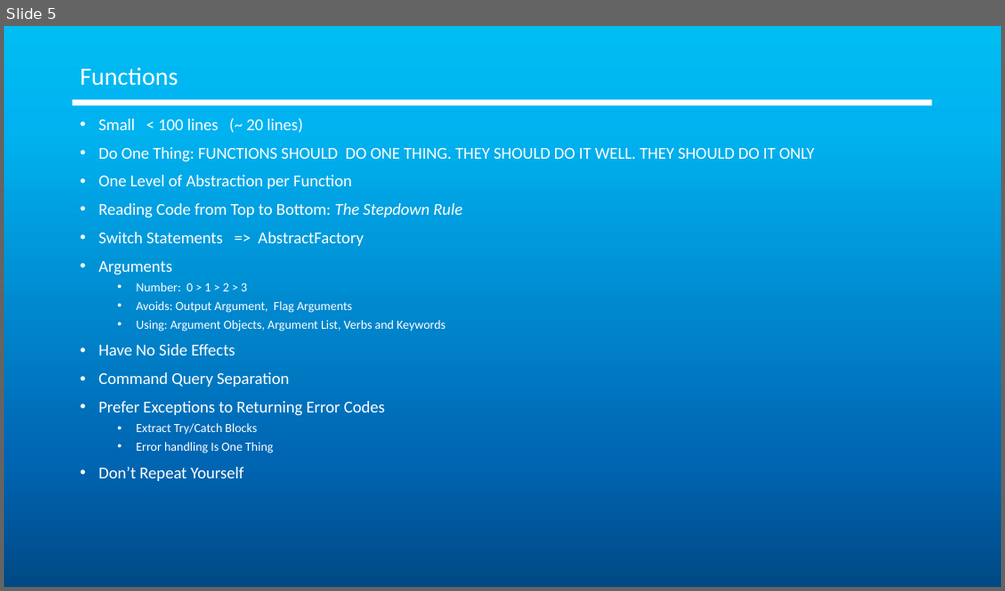
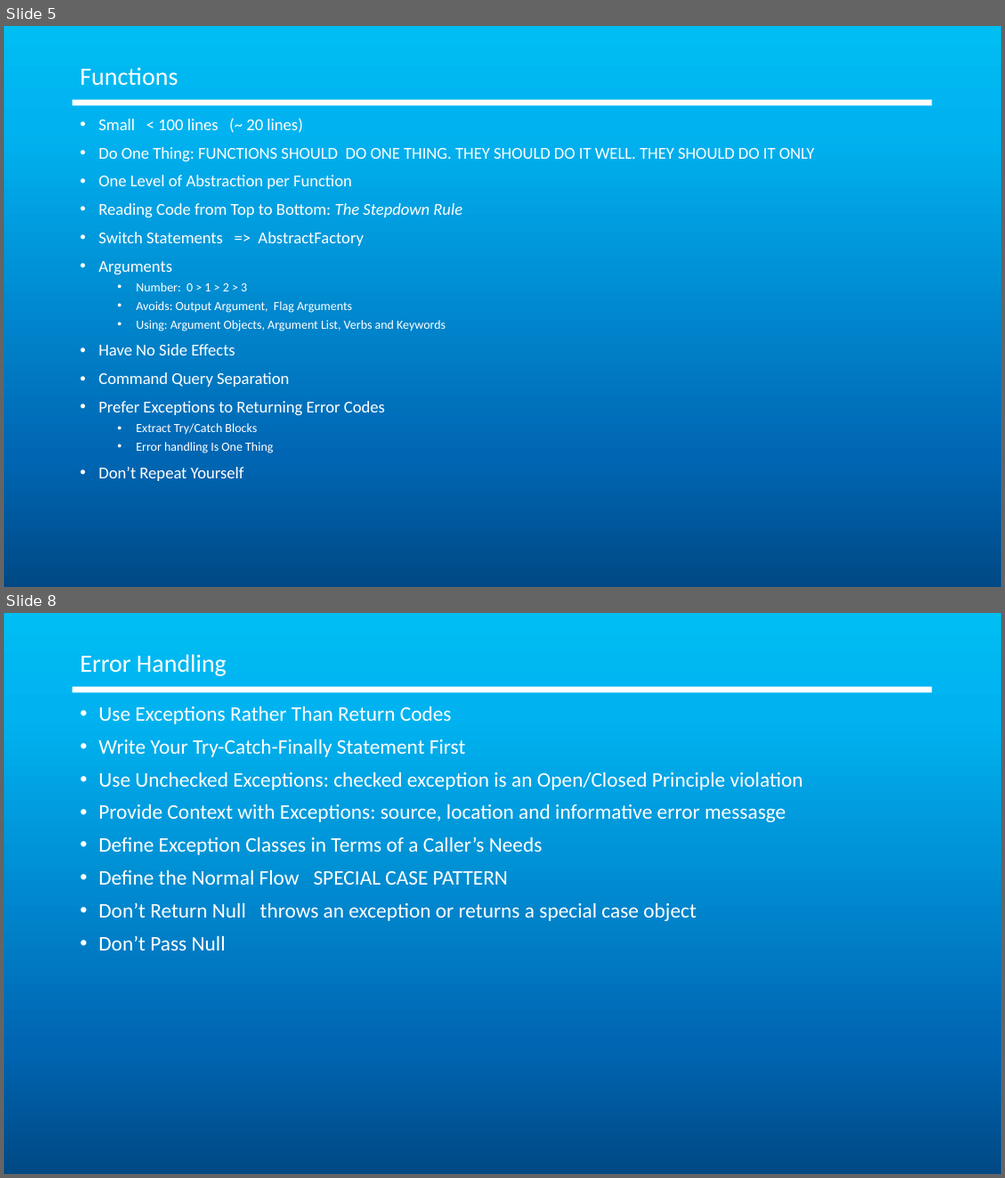
Before and after one commit to fubiye/coding, a slide deck: clean-code/clean code - Fu, Biye.pptx. Shown one above the other, each under a label of ours: slide 5 before the commit, slides 5 and 8 after it; the slides between them are not shown. The pictures are 1005x591 and 1005x1178 pixels, drawn with LibreOffice and Linux fonts; fonts in the diff are those of the drawing. Boxes give left, top, right and bottom in pixels: in the first picture for what was removed or moved away, otherwise in the second. Text is boxed around its words. In the diff, an @@ line names an element or a change of style, - is before the commit and + after.

```diff
--- a/clean-code/clean code - Fu, Biye.pptx
+++ b/clean-code/clean code - Fu, Biye.pptx
@@ slide 8 added at [4, 613, 1001, 1174], background gradient #00BDF2 to #00B3F0 to #0066B3 to #004985; not listed: 1 template element that a slide beside it also shows @@
@@ title added at [80, 654, 226, 676], 24 pt, text #FFFFFF @@
+Error Handling
@@ text added at [98, 706, 803, 950], 20 pt, text #FFFFFF @@
+• Use Exceptions Rather Than Return Codes
+• Write Your Try-Catch-Finally Statement First
+• Use Unchecked Exceptions: checked exception is an Open/Closed Principle violation
+• Provide Context with Exceptions: source, location and informative error messasge
+• Define Exception Classes in Terms of a Caller’s Needs
+• Define the Normal Flow SPECIAL CASE PATTERN
+• Don’t Return Null throws an exception or returns a special case object
+• Don’t Pass Null
```
Also in this commit, not shown: 1 slide changed, 1 other slide added.
